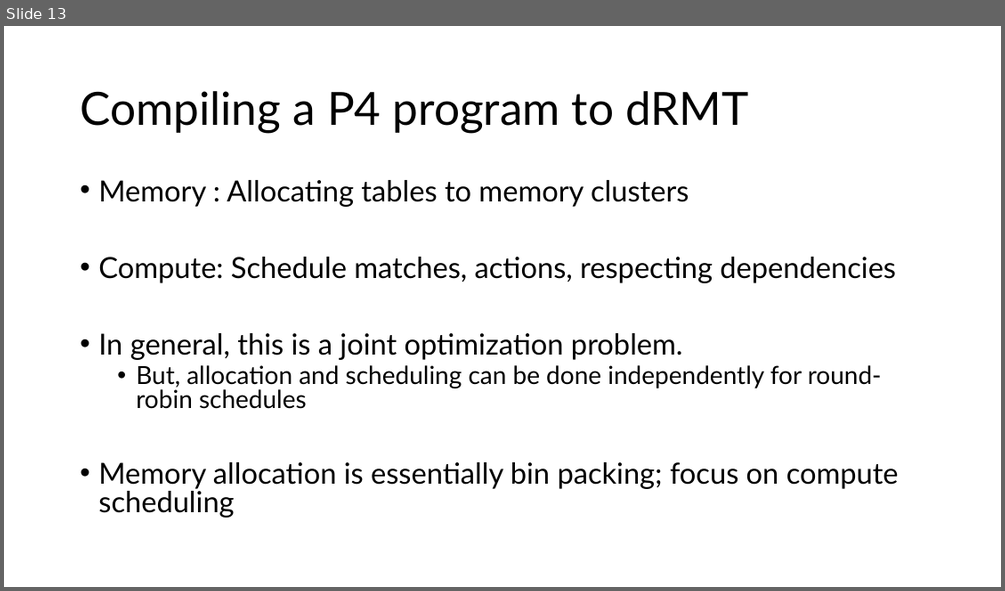
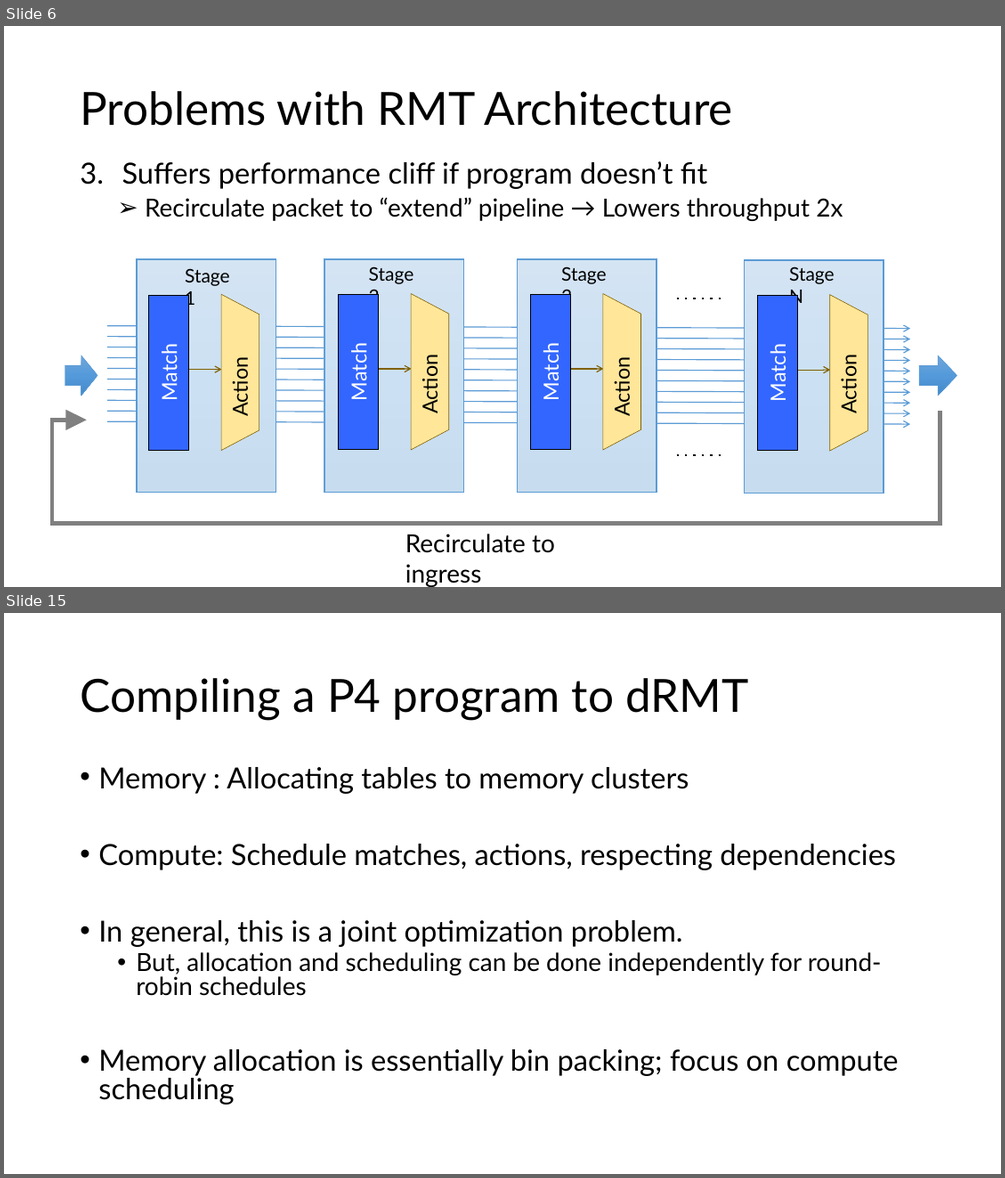
Before and after one commit to anirudhSK/drmt_talk, a slide deck: drmt.pptx. Shown one above the other, each under a label of ours: slide 13 before the commit, slides 6 and 15 after it; the slides between them are not shown. The pictures are 1005x591 and 1005x1178 pixels, drawn with LibreOffice and Linux fonts; fonts in the diff are those of the drawing. Boxes give left, top, right and bottom in pixels: in the first picture for what was removed or moved away, otherwise in the second. Text is boxed around its words. In the diff, an @@ line names an element or a change of style, - is before the commit and + after.

```diff
--- a/drmt.pptx
+++ b/drmt.pptx
@@ slide 6 added at (4,26,1001,587), background #FFFFFF @@
@@ title added at (80,91,733,126), 44 pt, text #000000 @@
+Problems with RMT Architecture
@@ text added at (122,161,842,221), 24 pt, text #000000 @@
+3. Suffers performance cliff if program doesn’t fit
+  ➢ Recirculate packet to “extend” pipeline → Lowers throughput 2x
@@ group added at (65,259,956,492): 14 arrows, 12 rectangles, 8 texts, 6 lines, 4 trapezoids, 2 right arrows @@
+Stage 1
+Stage 2
+Stage 3
+Match
+Action
+Match
+Action
+Match
+Action
+Stage N
+Match
+Action
@@ freeform shape added at (52,411,939,524), outline #808080 4 pt @@
@@ text added at (405,533,555,587), 24 pt, text #000000 @@
+Recirculate to ingress
@@ what was slide 13 is now slide 15 @@
```
Also in this commit, not shown: 5 slides changed, 6 other slides added, 5 slides removed.
